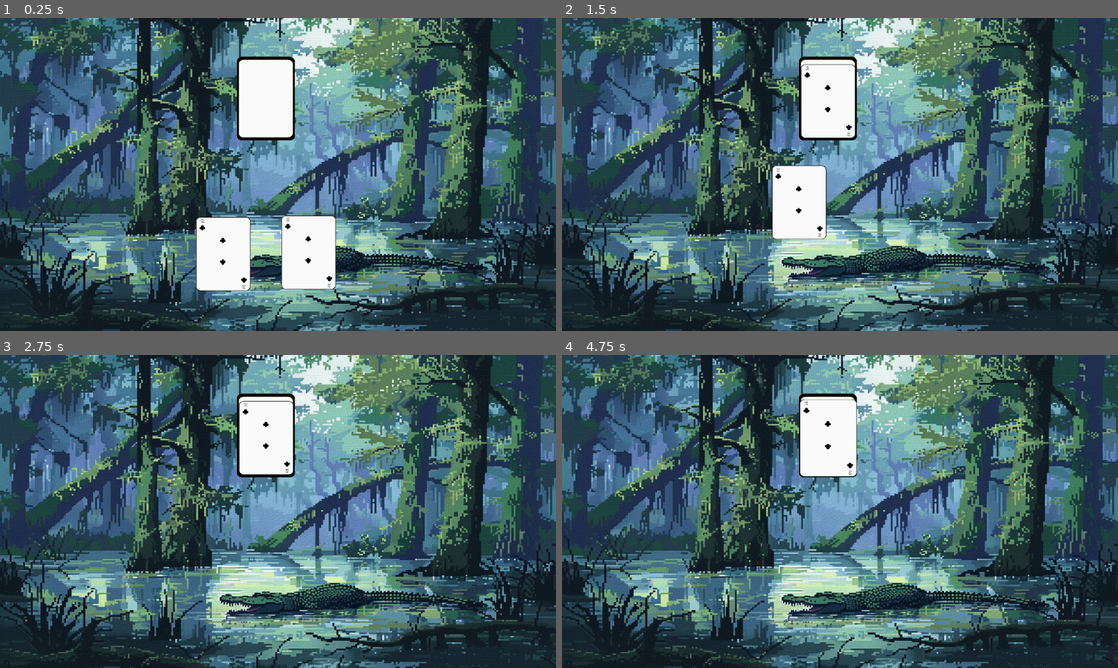
Above: before the commit, frames 1-4 (two rows, left to right).
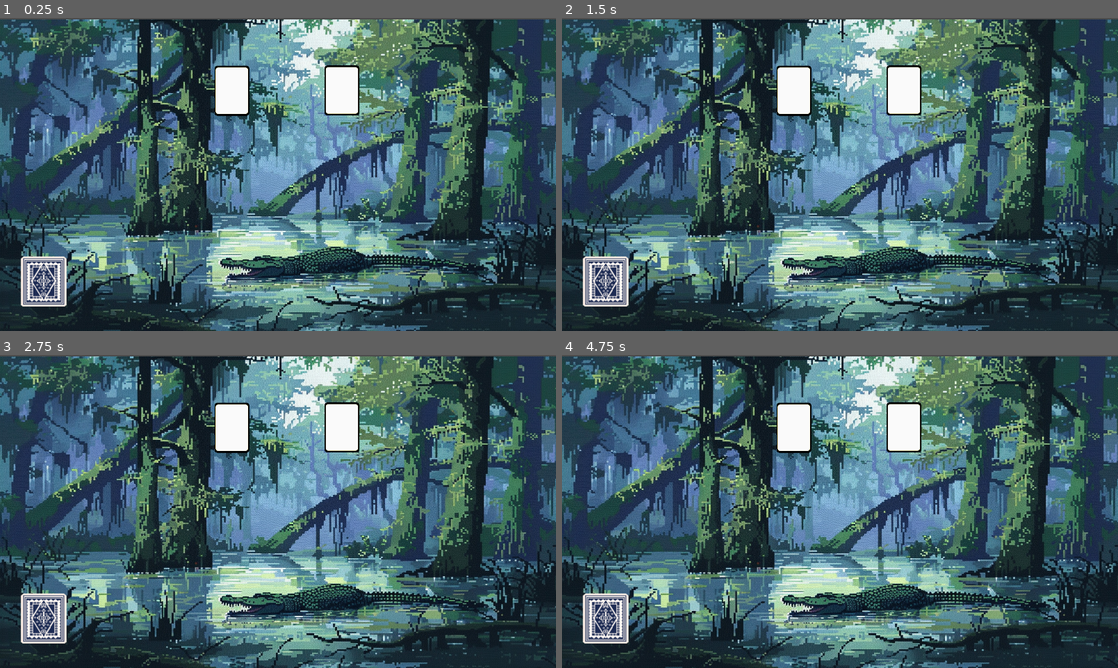
Above: after the commit, the same moments.

Repository: 10gianluca/Regicide-Godot
Game: Godot game, scene res://Main.tscn
Same seed, same stepped clock (60 frames per second), same inputs: the game is played once before the commit and once after it.
Inputs (mouse positions are in pixels of both pictures, inside the frame that each line leads up to):
- Up to frame 1 (0.25 s): no input
- Up to frame 2 (1.5 s): tap Enter at 0.5 s; drag from (867, 252) to (828, 99) at 0.52 s; tap Space at 1.25 s; drag from (784, 252) to (828, 99) at 1.27 s
- Up to frame 3 (2.75 s): move the mouse to (333, 442) at 2.02 s; click (333, 442) at 2.17 s
- Up to frame 4 (4.75 s): tap Enter at 2.75, 4.25 s; drag from (812, 574) to (828, 436) at 2.77 s; tap Space at 3.5 s; move the mouse to (1006, 558) at 3.52 s; click (1006, 558) at 3.67 s; drag from (673, 464) to (828, 436) at 4.27 s

The runs differ from the first frame. In frame 1, 30% of the frame differs, in the area x 0-100%, y 0-100%; in frame 2, 29%; in frame 3, 27%; in frame 4, 27%.

Commit message:
deck added

Diff:
--- a/CardManager.gd
+++ b/CardManager.gd
@@ -5,9 +5,12 @@
 var screen_size
 var is_hovering_on_card
 var drag_offset = Vector2.ZERO ##TEST##
+var player_hand_reference
 
 func _ready() -> void:
 	screen_size = get_viewport_rect().size
+	player_hand_reference = $"../PlayerHand"
+	$"../InputManger".connect("left_mouse_button_released", on_left_click_released)
 
 func _process(delta: float) -> void:
 	if card_being_dragged:
@@ -16,15 +19,6 @@
 		card_being_dragged.global_position = Vector2(clamp(new_pos.x, 0, screen_size.x),
 			clamp(new_pos.y, 0, screen_size.y))
 
-func _input(event):
-	if event is InputEventMouseButton and event.button_index == MOUSE_BUTTON_LEFT:
-			if event.pressed:
-				var card = raycast_check_for_card()
-				if card:
-					start_drag(card)
-			else:
-				if card_being_dragged:
-					finish_drag()
 
 func start_drag(card):
 	card_being_dragged = card
@@ -36,9 +30,12 @@
 	card_being_dragged.scale = Vector2(1.05, 1.05)
 	var card_slot_found = raycast_check_for_card_slot()
 	if card_slot_found and not card_slot_found.card_in_slot:
+		player_hand_reference.remove_card_from_hand(card_being_dragged)
 		card_being_dragged.position = card_slot_found.position
 		card_being_dragged.get_node("Area2D/CollisionShape2D").disabled = true
 		card_slot_found.card_in_slot = true
+	else:
+		player_hand_reference.add_card_to_hand(card_being_dragged)
 	card_being_dragged = null
 
 func connect_card_signal(card):
@@ -98,3 +95,7 @@
 			highest_z_card = current_card
 			highest_z_index = current_card.z_index
 	return highest_z_card
+
+func on_left_click_released():
+	if card_being_dragged:
+		finish_drag()
--- /dev/null
+++ b/InputManger.gd
@@ -0,0 +1,39 @@
+extends Node2D
+
+signal left_mouse_button_click
+signal left_mouse_button_released
+
+
+const COLLISON_MASK_CARD = 1
+const COLLISON_MASK_DECK = 4
+
+var card_manager_reference
+var deck_reference
+
+func _ready() -> void:
+	card_manager_reference = $"../CardManager"
+	deck_reference = $"../Deck"
+func _input(event):
+	if event is InputEventMouseButton and event.button_index == MOUSE_BUTTON_LEFT:
+			if event.pressed:
+				raycast_at_cursor()
+				emit_signal("left_mouse_button_click")
+			else:
+				emit_signal("left_mouse_button_released")
+
+
+func raycast_at_cursor():
+	var space_state = get_world_2d().direct_space_state
+	var parameters = PhysicsPointQueryParameters2D.new()
+	parameters.position = get_global_mouse_position()
+	parameters.collide_with_areas = true
+	var result = space_state.intersect_point(parameters)
+	if result.size() > 0:
+		var result_collision_mask = result[0].collider.collision_mask
+		if result_collision_mask == COLLISON_MASK_CARD:
+			var card_found = result[0].collider.get_parent()
+			if card_found:
+				card_manager_reference.start_drag(card_found)
+		elif result_collision_mask == COLLISON_MASK_DECK:
+
+			deck_reference.draw_card()
--- a/Main.tscn
+++ b/Main.tscn
@@ -1,26 +1,53 @@
 [gd_scene format=3 uid="uid://bkd475c2n3hbu"]
 
 [ext_resource type="Script" uid="uid://di671tbcwr6on" path="res://CardManager.gd" id="1_uu6xs"]
-[ext_resource type="PackedScene" uid="uid://grxc0sxt8dok" path="res://card.tscn" id="2_r0du0"]
-[ext_resource type="PackedScene" uid="uid://bt7oh2hjh21pb" path="res://CardSlot.tscn" id="3_r0du0"]
+[ext_resource type="PackedScene" uid="uid://bt7oh2hjh21pb" path="res://Scenes/CardSlot.tscn" id="3_r0du0"]
 [ext_resource type="Texture2D" uid="uid://bx4kna3yxjcju" path="res://Assets/jungle-landscape-pixel-art-style.jpg" id="4_cm0pq"]
+[ext_resource type="Script" uid="uid://boey71bfuevms" path="res://PlayerHand.gd" id="4_fos0i"]
+[ext_resource type="Script" uid="uid://li8ntf61064j" path="res://deck.gd" id="5_3dxm6"]
+[ext_resource type="Texture2D" uid="uid://b7q6uk8w2a6rt" path="res://Assets/Card Set/Blue-Cover.png" id="5_fos0i"]
+[ext_resource type="Script" uid="uid://c1v4aya8d682y" path="res://InputManger.gd" id="7_lgr22"]
+
+[sub_resource type="RectangleShape2D" id="RectangleShape2D_cm0pq"]
+size = Vector2(159, 175)
 
 [node name="Main" type="Node2D" unique_id=1039953597]
 
 [node name="TextureRect" type="TextureRect" parent="." unique_id=881949546]
-offset_right = 1154.0
-offset_bottom = 648.0
+offset_top = 5.0
+offset_right = 1927.0
+offset_bottom = 1082.0
 texture = ExtResource("4_cm0pq")
 expand_mode = 3
 
 [node name="CardManager" type="Node2D" parent="." unique_id=195886569]
 script = ExtResource("1_uu6xs")
 
-[node name="Card" parent="CardManager" unique_id=877386745 instance=ExtResource("2_r0du0")]
-position = Vector2(639, 481)
+[node name="CardSlot" parent="." unique_id=1371780906 instance=ExtResource("3_r0du0")]
+position = Vector2(1181, 251)
 
-[node name="Card2" parent="CardManager" unique_id=872123548 instance=ExtResource("2_r0du0")]
-position = Vector2(462, 484)
+[node name="CardSlot2" parent="." unique_id=828227505 instance=ExtResource("3_r0du0")]
+position = Vector2(801, 252)
 
-[node name="CardSlot" parent="." unique_id=1371780906 instance=ExtResource("3_r0du0")]
-position = Vector2(551, 168)
+[node name="PlayerHand" type="Node2D" parent="." unique_id=1564226970]
+script = ExtResource("4_fos0i")
+
+[node name="Deck" type="Node2D" parent="." unique_id=1583741897]
+position = Vector2(150, 890)
+script = ExtResource("5_3dxm6")
+
+[node name="Sprite2D" type="Sprite2D" parent="Deck" unique_id=2132724859]
+position = Vector2(1.0000057, 14.999986)
+scale = Vector2(2.625, 2.1041667)
+texture = ExtResource("5_fos0i")
+
+[node name="Area2D" type="Area2D" parent="Deck" unique_id=196034926]
+collision_layer = 4
+collision_mask = 4
+
+[node name="CollisionShape2D" type="CollisionShape2D" parent="Deck/Area2D" unique_id=622943003]
+position = Vector2(1.5, 20.5)
+shape = SubResource("RectangleShape2D_cm0pq")
+
+[node name="InputManger" type="Node2D" parent="." unique_id=971712613]
+script = ExtResource("7_lgr22")
--- /dev/null
+++ b/PlayerHand.gd
@@ -0,0 +1,44 @@
+extends Node2D
+
+
+const CARD_WIDTH = 200
+const HAND_Y_POSITION = 890
+
+var player_hand = []
+var center_screen_x
+
+# Called when the node enters the scene tree for the first time.
+func _ready() -> void:
+	center_screen_x = get_viewport().size.x / 2
+
+
+
+func add_card_to_hand(card):
+	if card not in player_hand:
+		player_hand.insert(0, card)
+		update_hand_position()
+	else:
+		animate_card_to_position(card, card.starting_position)
+
+
+func update_hand_position():
+	for i in range(player_hand.size()):
+		var new_position = Vector2(calculate_card_position(i), HAND_Y_POSITION)
+		var card = player_hand[i]
+		card.starting_position = new_position
+		animate_card_to_position(card, new_position)
+
+
+func calculate_card_position(index):
+	var total_width = (player_hand.size() -1) * CARD_WIDTH
+	var x_offset = center_screen_x + index * CARD_WIDTH - total_width / 2
+	return x_offset
+
+func animate_card_to_position(card, new_position):
+	var tween = get_tree().create_tween()
+	tween.tween_property(card, "position", new_position, 0.1)
+
+func remove_card_from_hand(card):
+	if card in player_hand:
+		player_hand.erase(card)
+		update_hand_position()
--- a/card.gd
+++ b/card.gd
@@ -1,6 +1,8 @@
 extends Node2D
 signal hovered
 signal hovered_off
+
+var starting_position
 
 # Called when the node enters the scene tree for the first time.
 func _ready() -> void:
--- /dev/null
+++ b/deck.gd
@@ -0,0 +1,22 @@
+extends Node2D
+
+const CARD_SCENE_PATH = "res://Scenes/card.tscn"
+
+var player_deck = ["knight", "knight", "knight"]
+
+# Called when the node enters the scene tree for the first time.
+func _ready() -> void:
+	pass # Replace with function body.
+
+
+# Called every frame. 'delta' is the elapsed time since the previous frame.
+
+
+func draw_card():
+	print("player_deck")
+	var card_scene = preload(CARD_SCENE_PATH)
+	for i in range(player_deck.size()):
+		var new_card = card_scene.instantiate()
+		$"../CardManager".add_child(new_card)
+		new_card.name = "Card"
+		$"../PlayerHand".add_card_to_hand(new_card)
--- a/project.godot
+++ b/project.godot
@@ -17,6 +17,8 @@
 
 [display]
 
+window/size/viewport_width=1920
+window/size/viewport_height=1080
 window/stretch/mode="viewport"
 window/vsync/vsync_mode=0
 
Not shown, added: InputManger.gd.uid
Not shown, added: PlayerHand.gd.uid
Renamed: CardSlot.tscn -> Scenes/CardSlot.tscn
Renamed: card.tscn -> Scenes/card.tscn
Not shown, added: deck.gd.uid
